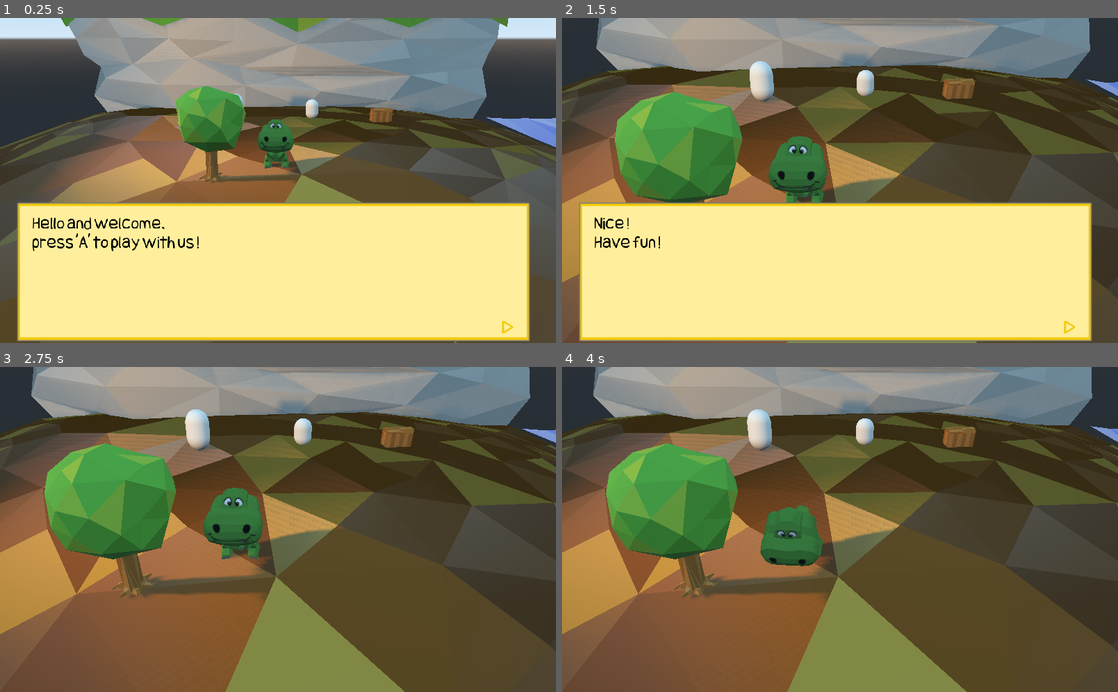
Above: before the commit, frames 1-4 (two rows, left to right).
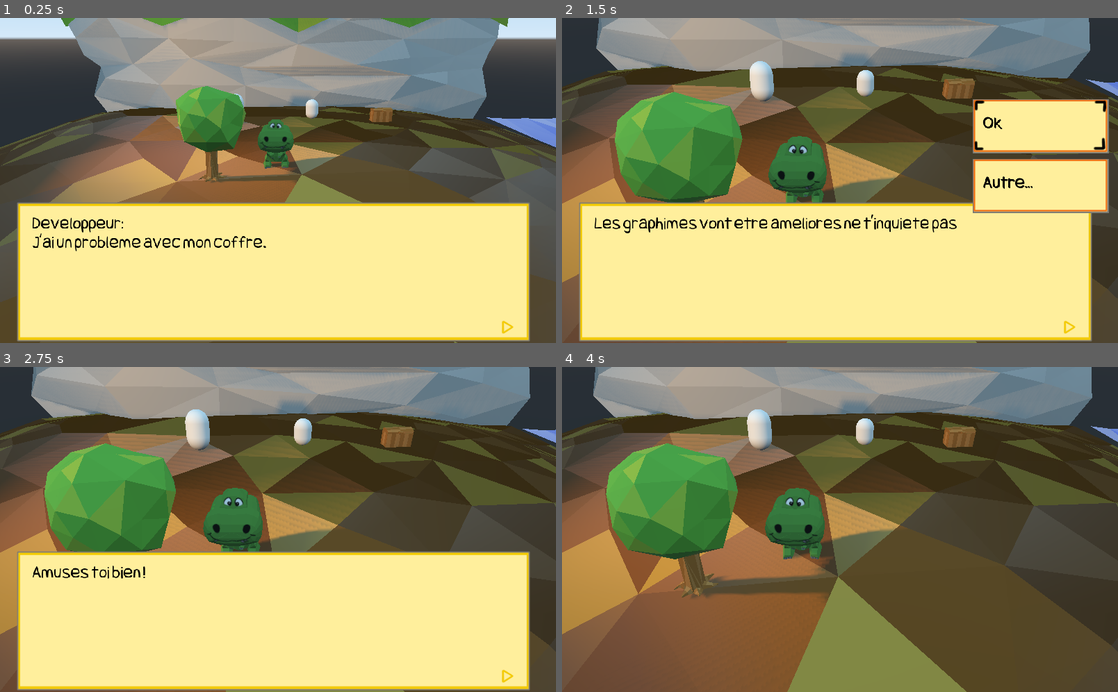
Above: after the commit, the same moments.

Repository: pisgah-fogel/SmallWorld3D
Game: Godot game, scene res://TestScene.tscn
Two runs of this game, one before a commit and one after it. Both use one fixed random seed, a clock stepped at 60 frames per second and the inputs below.
Inputs (mouse positions are in pixels of both pictures, inside the frame that each line leads up to):
- Up to frame 1 (0.25 s): no input
- Up to frame 2 (1.5 s): tap A (ui_action) at 0.5 s; move the mouse to (962, 164) at 0.52 s; hold Right (ui_right) 0.53-1.25 s; hold A (ui_action) 0.53-1.25 s; click (962, 164) at 0.67 s; drag from (728, 196) to (812, 245) at 1.27 s
- Up to frame 3 (2.75 s): move the mouse to (333, 458) at 2.02 s; hold Right (ui_right) from 2.03 s (still down); hold A (ui_action) from 2.03 s (still down)
- Up to frame 4 (4 s): release Right (ui_right) at 2.75 s; release A (ui_action) at 2.75 s; drag from (812, 594) to (673, 480) at 2.77 s; move the mouse to (1006, 578) at 3.52 s; hold Left (ui_left) from 3.53 s (still down); hold A (ui_action) from 3.53 s (still down)

The runs differ from the first frame. In frame 1, 1.1% of the frame differs, in the area x 5-48%, y 61-72%; in frame 2, 9.0%; in frame 3, 40%, in the area x 3-96%, y 56-100%; in frame 4, 1.6%.

Commit message:
Add French dialogs

Diff:
--- a/Dialogs.gd
+++ b/Dialogs.gd
@@ -23,23 +23,26 @@
 		"startup": true,
 		"msg": [
 			{
-				"text":"Hello and welcome,\npress 'A' to play with us !"
+				"text":"Developpeur:\nJ'ai un probleme avec mon coffre,"
 			},
 			{
-				"text":"Good job !\nBy the way, How are you ?",
+				"text":"il apparait parfois vide a la premiere ouverture..."
+			},
+			{
+				"text":"Les graphimes vont etre ameliores ne t'inquiete pas",
 				"question":true,
 				"options":[
-					{"text":"Good", "set":{"isOk":true}},
-					{"text":"Bof...", "set":{"isOk":false}}
+					{"text":"Ok", "set":{"isOk":true}},
+					{"text":"Autre...", "set":{"isOk":false}}
 					]
 			},
 			{
-				"check":{"isOk":false},
-				"text":"So bad...\nBut don't worry, here you can have fun !"
+				"check":{"isOk":true},
+				"text":"Amuses toi bien !"
 			},
 			{
-				"check":{"isOk":true},
-				"text":"Nice !\nHave fun !"
+				"check":{"isOk":false},
+				"text":"Peut importe... Les graphismes ne sont pas pret"
 			}
 		]
 	}
@@ -91,7 +94,6 @@
 			if current_index < current.size() and "check" in current[current_index]:
 				for v in current[current_index]["check"]:
 					if v in variables and variables[v] == current[current_index]["check"][v]:
-						print(v, " match ", variables[v])
 						continue_loop = false
 			else:
 				continue_loop = false
